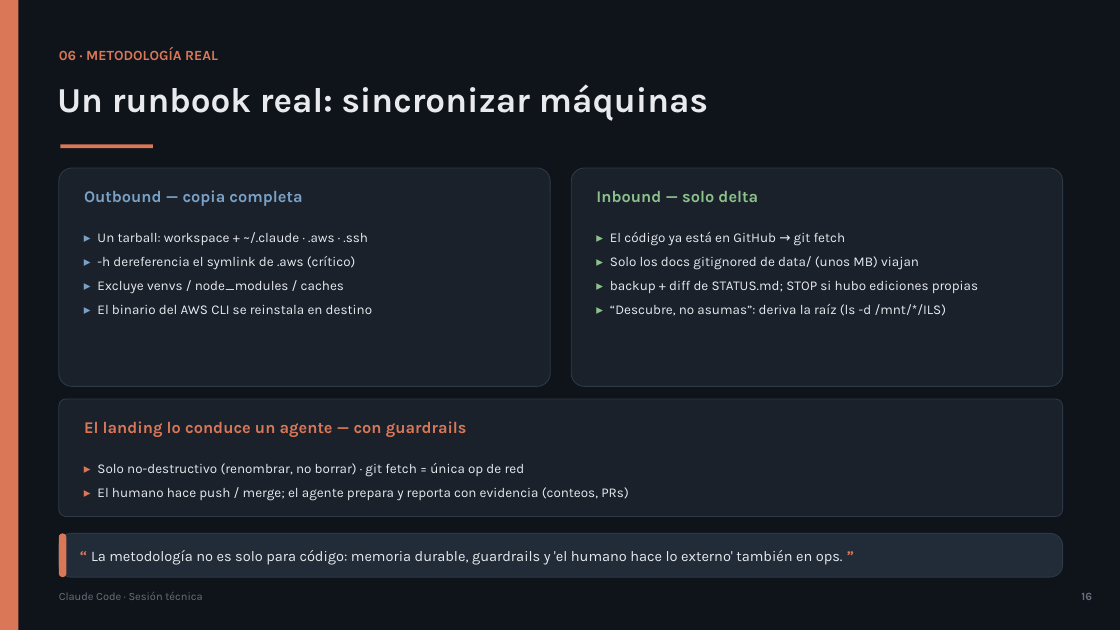
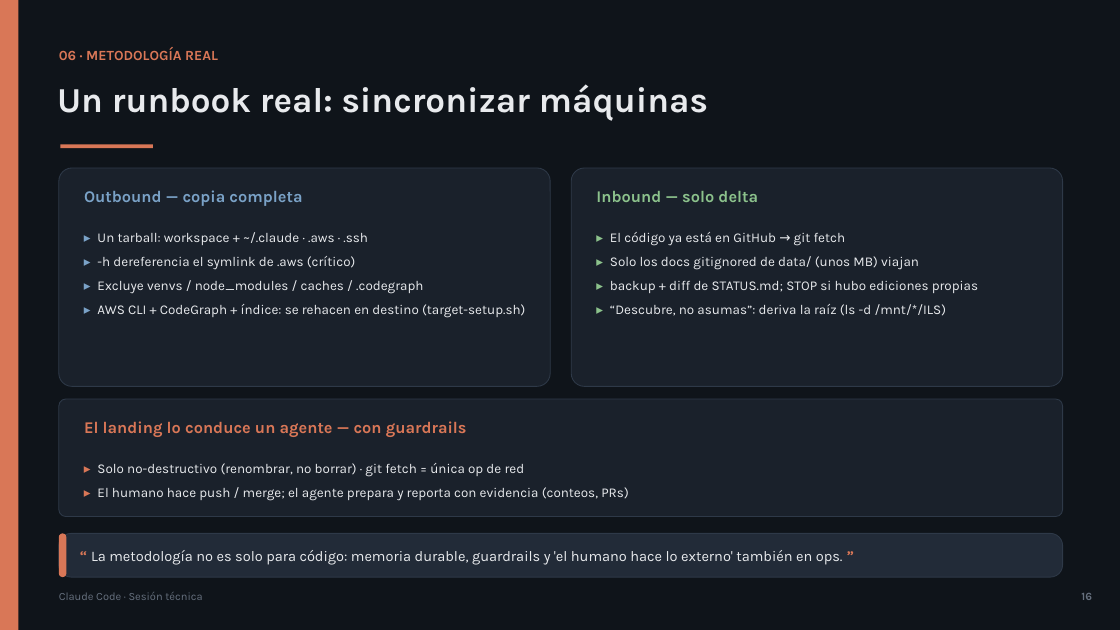
Before and after one commit to olonok69/claude_code_ml_engineer, a slide deck: slide 16 of presentacion/Claude_Code_Presentacion.pptx. Drawn at 1120x630 pixels with LibreOffice and Linux fonts; fonts in the diff are those of the drawing. Boxes give left, top, right and bottom in pixels: in the first picture for what was removed or moved away, otherwise in the second. Text is boxed around its words. In the diff, an @@ line names an element or a change of style, - is before the commit and + after.

```diff
--- a/presentacion/Claude_Code_Presentacion.pptx
+++ b/presentacion/Claude_Code_Presentacion.pptx
@@ text at [97,281,525,318]: text changed @@
-▸ Excluye venvs / node_modules / caches
-▸ El binario del AWS CLI se reinstala en destino
+▸ Excluye venvs / node_modules / caches / .codegraph
+▸ AWS CLI + CodeGraph + índice: se rehacen en destino (target-setup.sh)
```
Also in this commit, not shown: 2 other slides changed, 7 other files.
